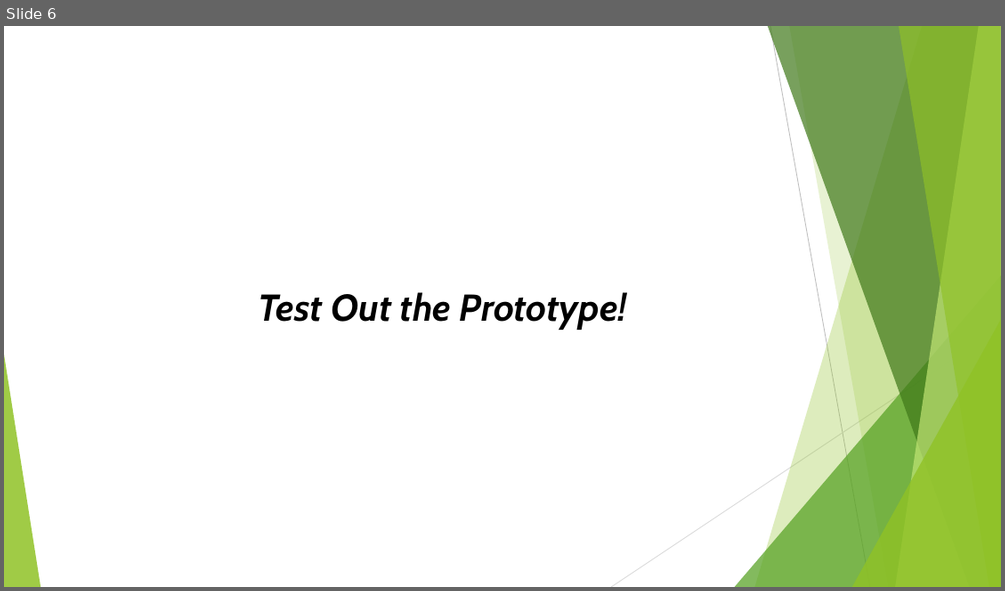
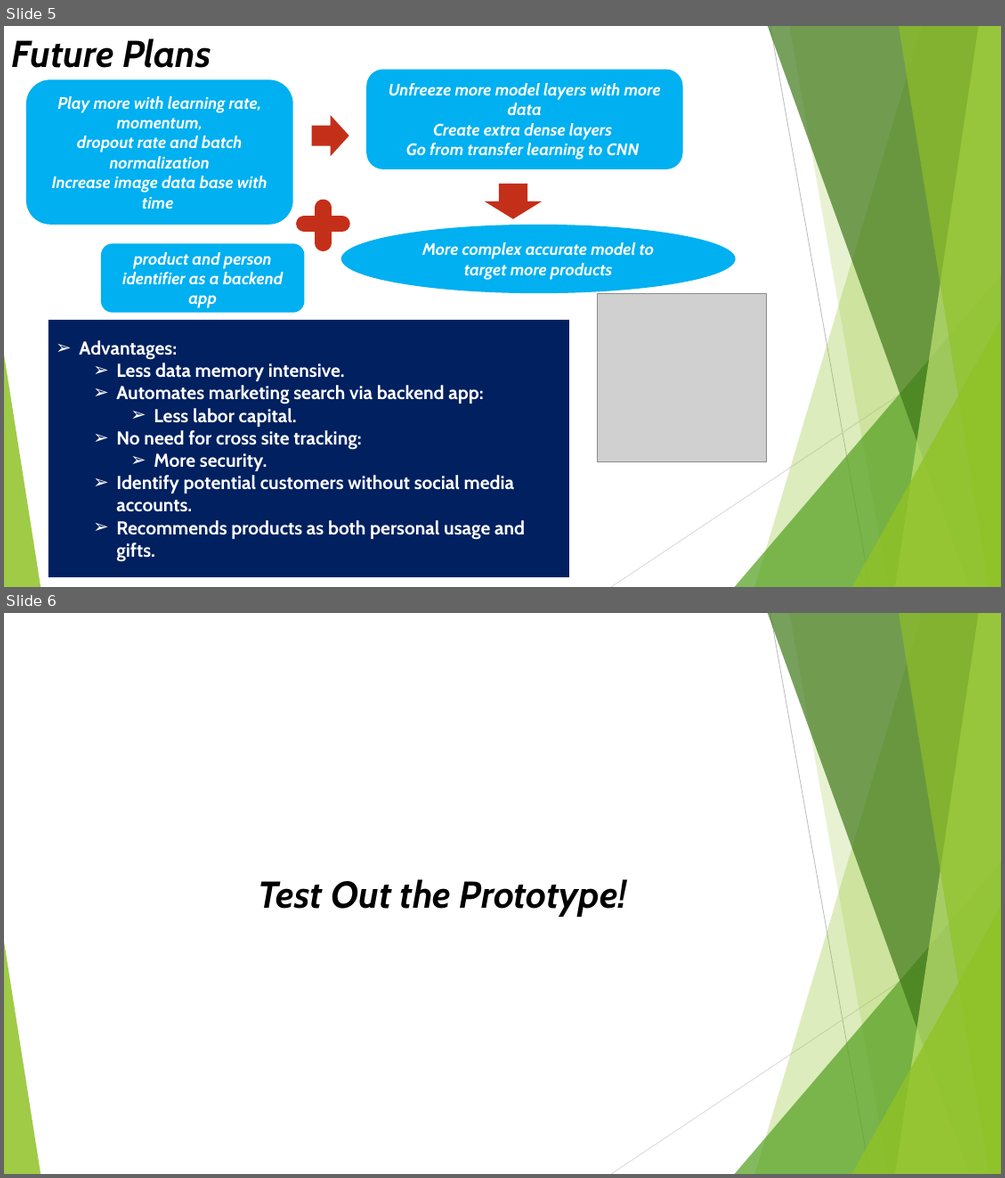
Before and after one commit to mzhou356/img2recommender, a slide deck: summary_presentation.pptx. Shown one above the other, each under a label of ours: slide 6 before the commit, slides 5 and 6 after it. The pictures are 1005x591 and 1005x1178 pixels, drawn with LibreOffice and Linux fonts; fonts in the diff are those of the drawing; grey boxes stand for pictures. Boxes give left, top, right and bottom in pixels: in the first picture for what was removed or moved away, otherwise in the second. Text is boxed around its words. In the diff, an @@ line names an element or a change of style, - is before the commit and + after.

Commit message:
Update slides

```diff
--- a/summary_presentation.pptx
+++ b/summary_presentation.pptx
@@ slide 5 added at bbox=[4, 26, 1001, 587], background #FFFFFF; not listed: 10 template elements that a slide beside it also shows @@
@@ title added at bbox=[11, 38, 211, 68], 36 pt, text #000000, bold, italic @@
+Future Plans
@@ rounded rectangle added at bbox=[367, 70, 683, 169], fill #00B0F0, 16 pt, text #FFFFFF, bold, italic @@
+Unfreeze more model layers with more data
+Create extra dense layers
+Go from transfer learning to CNN
@@ rounded rectangle added at bbox=[26, 79, 293, 224], fill #00B0F0, 16 pt, text #FFFFFF, bold, italic @@
+Play more with learning rate, momentum,
+dropout rate and batch normalization
+Increase image data base with time
@@ right arrow added at bbox=[312, 115, 349, 156], fill #C42F1A @@
@@ down arrow added at bbox=[484, 184, 542, 219], fill #C42F1A @@
@@ line added from (324, 208) to (324, 243), #C42F1A 16 pt @@
@@ line added from (305, 224) to (342, 224), #C42F1A 16 pt @@
@@ ellipse added at bbox=[341, 224, 736, 293], fill #00B0F0, 16 pt, text #FFFFFF, bold, italic @@
+More complex accurate model to target more products
@@ rounded rectangle added at bbox=[101, 244, 305, 313], fill #00B0F0, 16 pt, text #FFFFFF, bold, italic @@
+product and person identifier as a backend app
@@ picture added at bbox=[598, 293, 767, 462] @@
@@ rectangle added at bbox=[48, 320, 568, 578], fill #002060, 18 pt, text #FFFFFF, bold @@
+➢ Advantages:
+  ➢ Less data memory intensive.
+  ➢ Automates marketing search via backend app:
+    ➢ Less labor capital.
+  ➢ No need for cross site tracking:
+    ➢ More security.
+  ➢ Identify potential customers without social media accounts.
+  ➢ Recommends products as both personal usage and gifts.
```
Also in this commit, not shown: 3 other slides added, 1 slide removed.
